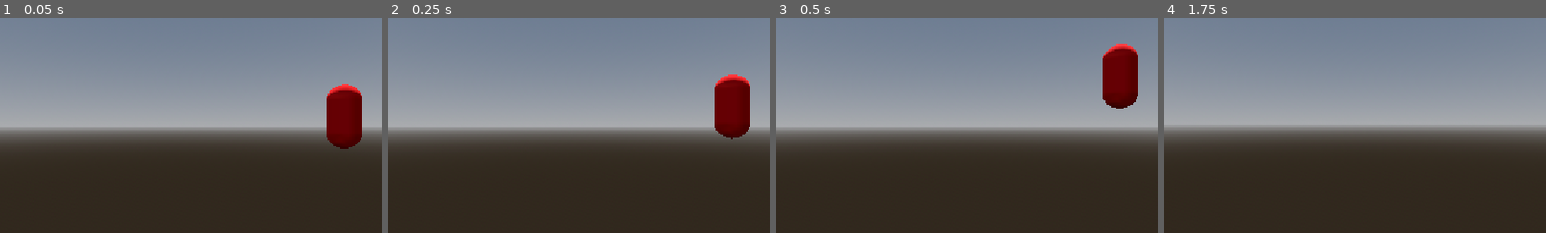
Above: before the commit, frames 1-4 (left to right).
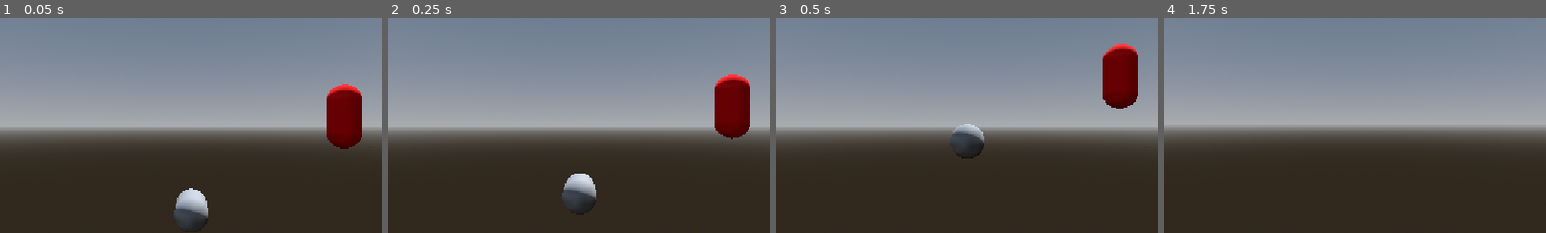
Above: after the commit, the same moments.

Repository: MarioSuper999/Godot_Dih_Mah_Tih
Game: Godot game, scene res://scenes/game.tscn
Same seed, same stepped clock (60 frames per second), same inputs: the game is played once before the commit and once after it.
Inputs (mouse positions are % of the whole screen's width and height, from its top left):
- Up to frame 1 (0.05 s): no input
- Up to frame 2 (0.25 s): no input
- Up to frame 3 (0.5 s): no input
- Up to frame 4 (1.75 s): move the mouse to (72, 45) at 0.52 s; hold D (input_right) 0.53-1.28 s; hold F (pickup, bound only after the commit) 0.53-1.28 s; click (72, 45) at 0.67 s; tap Space (input_jump) at 0.77, 1.52 s; move the mouse to (45, 50) at 1.27 s; hold W (input_forward) from 1.28 s (still down); tap Shift (input_sprint) at 1.35 s; tap F (pickup, bound only after the commit) at 1.55 s
The pictures show only the part of the screen within x 25-75%, y 25-75%; the shares and areas given below are measured in that part.

The runs differ from the first frame. In frame 1, 1.1% of the frame differs, in the area x 45-55%, y 79-97%; in frame 2, 1.0%; in frame 3, 0.6%; in frame 4, nothing differs.

Commit message:
Itemsystem wurde geadded + item

Diff:
--- a/project.godot
+++ b/project.godot
@@ -57,6 +57,11 @@
 "events": [Object(InputEventKey,"resource_local_to_scene":false,"resource_name":"","device":-1,"window_id":0,"alt_press …(191 unchanged characters)…
 ]
 }
+pickup={
+"deadzone": 0.2,
+"events": [Object(InputEventKey,"resource_local_to_scene":false,"resource_name":"","device":-1,"window_id":0,"alt_pressed":false,"shift_pressed":false,"ctrl_pressed":false,"meta_pressed":false,"pressed":false,"keycode":0,"physical_keycode":70,"key_label":0,"unicode":102,"location":0,"echo":false,"script":null)
+]
+}
 
 [physics]
 
--- a/scenes/game.tscn
+++ b/scenes/game.tscn
@@ -2,7 +2,8 @@
 
 [ext_resource type="Script" uid="uid://c5c4y6ce5ppea" path="res://scripts/Game.gd" id="1_lnu2h"]
 [ext_resource type="PackedScene" uid="uid://ba3vtpoeac6lw" path="res://scenes/da_monsta.tscn" id="2_lnu2h"]
-[ext_resource type="PackedScene" uid="uid://cau53ipnrku4w" path="res://scenes/player.tscn" id="2_yqjtg"]
+[ext_resource type="PackedScene" uid="uid://d2xrw5swb5xo0" path="res://scenes/player.tscn" id="2_yqjtg"]
+[ext_resource type="PackedScene" uid="uid://cs7nf6c1kl7b7" path="res://scenes/item.tscn" id="4_lbhrr"]
 
 [sub_resource type="ProceduralSkyMaterial" id="ProceduralSkyMaterial_uwrxv"]
 sky_horizon_color = Color(0.66224277, 0.6717428, 0.6867428, 1)
@@ -36,3 +37,6 @@
 
 [node name="Player" parent="." unique_id=1196026899 instance=ExtResource("2_yqjtg")]
 transform = Transform3D(1, 0, 0, 0, 1, 0, 0, 0, 1, -4.7730637, 0, 8.801432)
+
+[node name="Item" parent="." unique_id=1793539674 instance=ExtResource("4_lbhrr")]
+transform = Transform3D(1, 0, 0, 0, 1, 0, 0, 0, 1, -4.7809863, -0.029974937, 3.7128124)
--- /dev/null
+++ b/scenes/item.tscn
@@ -0,0 +1,46 @@
+[gd_scene format=3 uid="uid://cs7nf6c1kl7b7"]
+
+[ext_resource type="Script" uid="uid://b25mblljjlp02" path="res://scripts/itemsystem.gd" id="1_tnite"]
+
+[sub_resource type="Resource" id="Resource_l4kt4"]
+metadata/__load_path__ = "res://prefabs/pngfind.com-dot-png-997308.png"
+
+[sub_resource type="CapsuleMesh" id="CapsuleMesh_lopi8"]
+
+[sub_resource type="CylinderShape3D" id="CylinderShape3D_lbhrr"]
+height = 1.4714355
+radius = 7.963867
+
+[sub_resource type="ImageTexture" id="ImageTexture_w5h6m"]
+
+[node name="Item" type="Area3D" unique_id=1793539674 node_paths=PackedStringArray("itemtxt", "textball")]
+script = ExtResource("1_tnite")
+floatingimage = SubResource("Resource_l4kt4")
+mesh = SubResource("CapsuleMesh_lopi8")
+distancetoItem = 2.222
+textandIconScaling = 0.666
+itemtxt = NodePath("itemtext")
+textball = NodePath("textballl")
+
+[node name="ItemPickupRange" type="CollisionShape3D" parent="." unique_id=677186798]
+transform = Transform3D(1, 0, 0, 0, 1, 0, 0, 0, 1, 0, 0.25995088, 0)
+shape = SubResource("CylinderShape3D_lbhrr")
+
+[node name="MeshInstance3D" type="MeshInstance3D" parent="." unique_id=700442205]
+transform = Transform3D(0.59, 0, 0, 0, -2.5789719e-08, -0.59, 0, 0.59, -2.5789719e-08, 0, 0, 0)
+
+[node name="itemtext" type="Label3D" parent="." unique_id=2011629340]
+unique_name_in_owner = true
+transform = Transform3D(1, 0, 0, 0, 1, 0, 0, 0, 1, 0, 1.4840084, 0)
+pixel_size = 0.05
+billboard = 1
+render_priority = 127
+
+[node name="textballl" type="Sprite3D" parent="." unique_id=1311651943]
+unique_name_in_owner = true
+transform = Transform3D(0.295, 0, 0, 0, 0.295, 0, 0, 0, 0.295, 0, 1.4840084, 0)
+billboard = 1
+texture = SubResource("ImageTexture_w5h6m")
+
+[connection signal="body_entered" from="." to="." method="_on_body_entered"]
+[connection signal="body_exited" from="." to="." method="_on_body_exited"]
--- /dev/null
+++ b/scripts/itemsystem.gd
@@ -0,0 +1,59 @@
+extends Area3D
+
+@export var floatingimage : Image
+
+@export var mesh : Mesh
+
+@export_group("Scaling")
+
+@export_range (0,10) var distancetoItem : float
+
+@export_range (0,2) var textandIconScaling : float
+
+@export_group("Scene specific")
+
+@export var itemtxt : Label3D
+
+@export var textball : Sprite3D
+
+var charnear : bool
+
+var pbody : Node3D
+
+# Called when the node enters the scene tree for the first time.
+func _ready() -> void:
+	%itemtext.visible = false
+	%textballl.visible = false
+	if floatingimage != null:
+		%textballl.texture = ImageTexture.create_from_image(floatingimage)
+	%itemtext.text = InputMap.action_get_events("pickup")[0].as_text()[0]
+	charnear = true
+	$ItemPickupRange.shape.radius = distancetoItem
+	$MeshInstance3D.mesh = mesh
+
+
+
+# Called every frame. 'delta' is the elapsed time since the previous frame.
+func _process(_delta: float) -> void:
+	if pbody != null:
+		var distance = global_position.distance_to(pbody.global_position)
+		itemtxt.pixel_size = distance * 0.008 * textandIconScaling
+		textball.pixel_size = distance * 0.002 * textandIconScaling
+	if charnear and Input.is_action_pressed("pickup"):
+		disconnect("body_exited",_on_body_exited)
+		queue_free()
+
+
+
+func _on_body_entered(body: Node3D) -> void:
+	if body.name == "Player":
+		charnear = true
+		pbody = body
+		%itemtext.visible = true
+		%textballl.visible = true
+
+
+func _on_body_exited(_body: Node3D) -> void:
+	charnear = true
+	%itemtext.visible = false
+	$textballl.visible = false
Not shown, added: scripts/itemsystem.gd.uid
